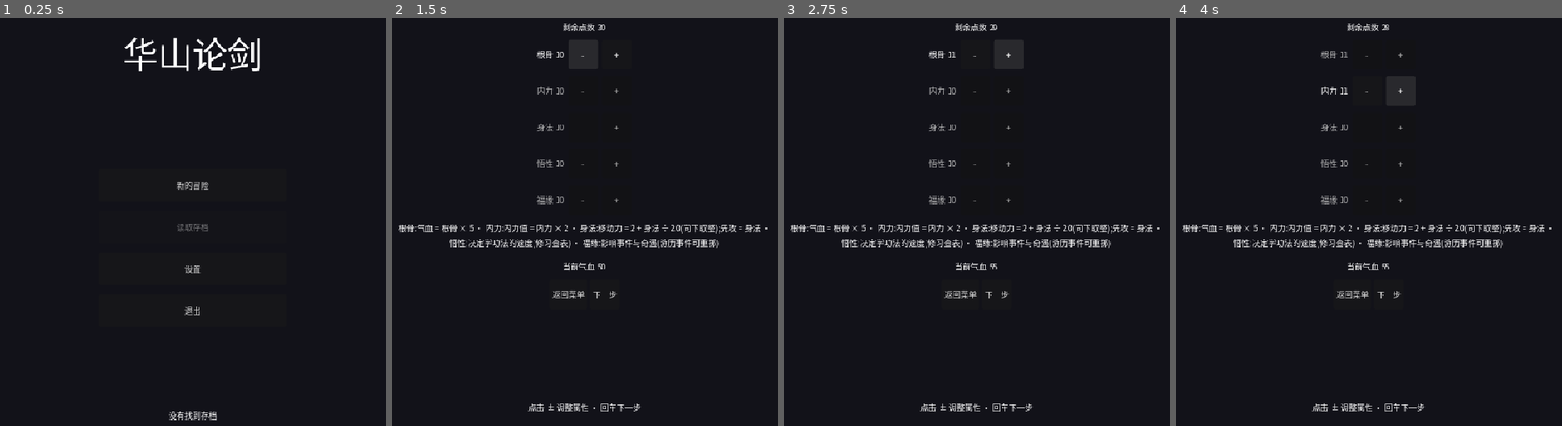
Above: before the commit, frames 1-4 (left to right).
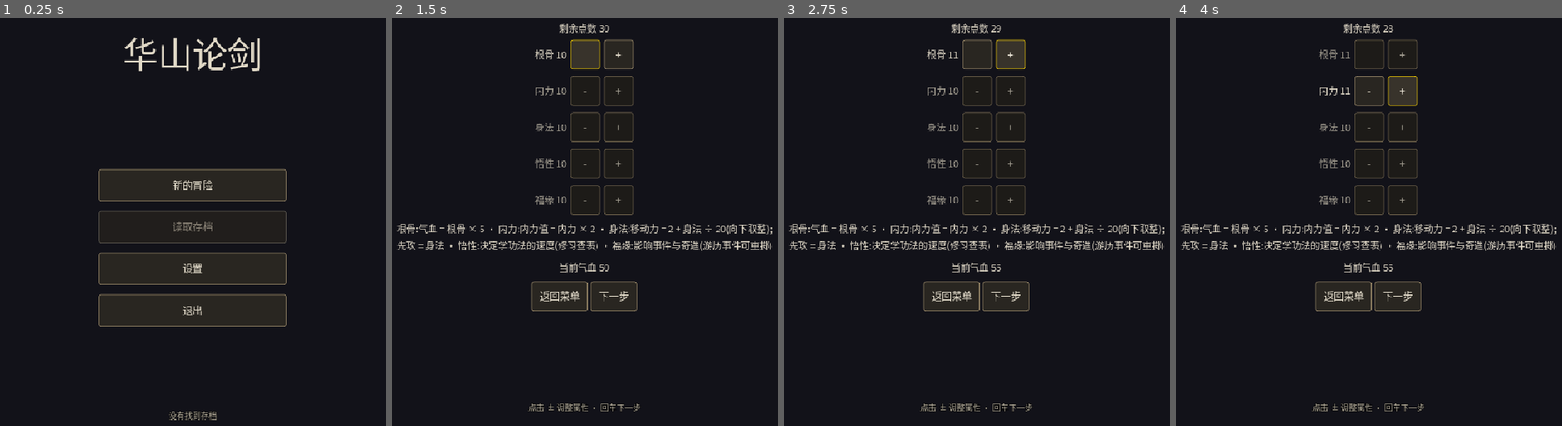
Above: after the commit, the same moments.

Repository: linxuhao/jinyong-heroes
Game: Godot game, scene res://scenes/menu.tscn
Same seed, same stepped clock (60 frames per second), same inputs: the game is played once before the commit and once after it. Sound files missing from this copy of the repository are replaced by a short silence.
Inputs:
- Up to frame 1 (0.25 s): no input
- Up to frame 2 (1.5 s): click "新的冒险" at 0.5 s; click "-" at 1.25 s
- Up to frame 3 (2.75 s): click "+" at 2 s
- Up to frame 4 (4 s): click "-" at 2.75 s; click "+" at 3.5 s

The runs differ from the first frame. In frame 1, 2.8% of the frame differs, in the area x 25-75%, y 4-99%; in frame 2, 5.1%; in frame 3, 5.1%; in frame 4, 5.2%, in the area x 1-99%, y 1-97%.

Commit message:
dpe_game/t_impl: theme_core [jinyong-theme] (9 file(s))

Diff:
--- a/assets/themes/global_theme.tres
+++ b/assets/themes/global_theme.tres
@@ -1,7 +1,124 @@
-[gd_resource type="Theme" load_steps=2 format=3]
+[gd_resource type="Theme" load_steps=8 format=3]
 
 [ext_resource type="FontFile" path="res://assets/fonts/NotoSansSC-Regular.otf" id="1"]
+
+[sub_resource type="StyleBoxFlat" id="StyleBoxFlat_btn_normal"]
+bg_color = Color(0.16, 0.15, 0.13, 1)
+border_width_left = 1
+border_width_top = 1
+border_width_right = 1
+border_width_bottom = 1
+border_color = Color(0.62, 0.55, 0.42, 1)
+corner_radius_top_left = 3
+corner_radius_top_right = 3
+corner_radius_bottom_right = 3
+corner_radius_bottom_left = 3
+content_margin_left = 12.0
+content_margin_top = 4.0
+content_margin_right = 12.0
+content_margin_bottom = 4.0
+
+[sub_resource type="StyleBoxFlat" id="StyleBoxFlat_btn_hover"]
+bg_color = Color(0.22, 0.2, 0.17, 1)
+border_width_left = 1
+border_width_top = 1
+border_width_right = 1
+border_width_bottom = 1
+border_color = Color(1, 0.84, 0, 0.85)
+corner_radius_top_left = 3
+corner_radius_top_right = 3
+corner_radius_bottom_right = 3
+corner_radius_bottom_left = 3
+content_margin_left = 12.0
+content_margin_top = 4.0
+content_margin_right = 12.0
+content_margin_bottom = 4.0
+
+[sub_resource type="StyleBoxFlat" id="StyleBoxFlat_btn_pressed"]
+bg_color = Color(0.09, 0.08, 0.07, 1)
+border_width_left = 1
+border_width_top = 1
+border_width_right = 1
+border_width_bottom = 1
+border_color = Color(0.69, 0.22, 0.18, 1)
+corner_radius_top_left = 3
+corner_radius_top_right = 3
+corner_radius_bottom_right = 3
+corner_radius_bottom_left = 3
+content_margin_left = 12.0
+content_margin_top = 4.0
+content_margin_right = 12.0
+content_margin_bottom = 4.0
+
+[sub_resource type="StyleBoxFlat" id="StyleBoxFlat_btn_disabled"]
+bg_color = Color(0.13, 0.12, 0.11, 1)
+border_width_left = 1
+border_width_top = 1
+border_width_right = 1
+border_width_bottom = 1
+border_color = Color(0.4, 0.38, 0.34, 1)
+corner_radius_top_left = 3
+corner_radius_top_right = 3
+corner_radius_bottom_right = 3
+corner_radius_bottom_left = 3
+content_margin_left = 12.0
+content_margin_top = 4.0
+content_margin_right = 12.0
+content_margin_bottom = 4.0
+
+[sub_resource type="StyleBoxFlat" id="StyleBoxFlat_btn_focus"]
+draw_center = false
+border_width_left = 2
+border_width_top = 2
+border_width_right = 2
+border_width_bottom = 2
+border_color = Color(0.69, 0.22, 0.18, 1)
+corner_radius_top_left = 3
+corner_radius_top_right = 3
+corner_radius_bottom_right = 3
+corner_radius_bottom_left = 3
+
+[sub_resource type="StyleBoxFlat" id="StyleBoxFlat_panel"]
+bg_color = Color(0.11, 0.1, 0.09, 1)
+border_width_left = 1
+border_width_top = 1
+border_width_right = 1
+border_width_bottom = 1
+border_color = Color(0.62, 0.55, 0.42, 1)
+corner_radius_top_left = 3
+corner_radius_top_right = 3
+corner_radius_bottom_right = 3
+corner_radius_bottom_left = 3
+content_margin_left = 16.0
+content_margin_top = 12.0
+content_margin_right = 16.0
+content_margin_bottom = 12.0
+shadow_color = Color(0, 0, 0, 0.35)
+shadow_size = 6
 
 [resource]
 default_font = ExtResource("1")
 default_font_size = 12
+Button/styles/normal = SubResource("StyleBoxFlat_btn_normal")
+Button/styles/hover = SubResource("StyleBoxFlat_btn_hover")
+Button/styles/pressed = SubResource("StyleBoxFlat_btn_pressed")
+Button/styles/disabled = SubResource("StyleBoxFlat_btn_disabled")
+Button/styles/focus = SubResource("StyleBoxFlat_btn_focus")
+Button/colors/font_color = Color(0.93, 0.9, 0.83, 1)
+Button/colors/font_hover_color = Color(0.98, 0.96, 0.9, 1)
+Button/colors/font_pressed_color = Color(0.93, 0.9, 0.83, 1)
+Button/colors/font_disabled_color = Color(0.55, 0.52, 0.47, 1)
+Button/colors/font_focus_color = Color(1, 0.84, 0, 1)
+Button/font_sizes/font_size = 15
+Panel/styles/panel = SubResource("StyleBoxFlat_panel")
+Label/colors/font_color = Color(0.88, 0.85, 0.78, 1)
+Label/font_sizes/font_size = 14
+RichTextLabel/colors/default_color = Color(0.88, 0.85, 0.78, 1)
+TitleLabel/base_type = &"Label"
+TitleLabel/colors/font_color = Color(0.9, 0.82, 0.6, 1)
+TitleLabel/font_sizes/font_size = 26
+HintLabel/base_type = &"Label"
+HintLabel/colors/font_color = Color(0.72, 0.69, 0.62, 1)
+HintLabel/colors/font_outline_color = Color(0, 0, 0, 0.85)
+HintLabel/constants/outline_size = 3
+HintLabel/font_sizes/font_size = 12
--- a/scenes/segments/creation.tscn
+++ b/scenes/segments/creation.tscn
@@ -31,6 +31,7 @@
 mouse_filter = 2
 
 [node name="HintLabel" type="Label" parent="."]
+theme_type_variation = &"HintLabel"
 anchors_preset = 7
 anchor_left = 0.5
 anchor_top = 1.0
--- a/scenes/segments/cultivation.tscn
+++ b/scenes/segments/cultivation.tscn
@@ -35,6 +35,7 @@
 text = ""
 
 [node name="HintLabel" type="Label" parent="."]
+theme_type_variation = &"HintLabel"
 anchors_preset = 7
 anchor_left = 0.5
 anchor_top = 1.0
--- a/scenes/segments/ending.tscn
+++ b/scenes/segments/ending.tscn
@@ -34,6 +34,7 @@
 text = ""
 
 [node name="HintLabel" type="Label" parent="."]
+theme_type_variation = &"HintLabel"
 anchors_preset = 7
 anchor_left = 0.5
 anchor_top = 1.0
--- a/scenes/segments/map.tscn
+++ b/scenes/segments/map.tscn
@@ -36,6 +36,7 @@
 text = ""
 
 [node name="HintLabel" type="Label" parent="."]
+theme_type_variation = &"HintLabel"
 anchors_preset = 7
 anchor_left = 0.5
 anchor_top = 1.0
--- a/scenes/segments/sect_select.tscn
+++ b/scenes/segments/sect_select.tscn
@@ -35,6 +35,7 @@
 text = ""
 
 [node name="HintLabel" type="Label" parent="."]
+theme_type_variation = &"HintLabel"
 anchors_preset = 7
 anchor_left = 0.5
 anchor_top = 1.0
--- a/scenes/segments/transition.tscn
+++ b/scenes/segments/transition.tscn
@@ -36,6 +36,7 @@
 text = "华山之巅"
 
 [node name="HintLabel" type="Label" parent="."]
+theme_type_variation = &"HintLabel"
 anchors_preset = 7
 anchor_left = 0.5
 anchor_top = 1.0
--- a/scenes/ui/menu_panel.tscn
+++ b/scenes/ui/menu_panel.tscn
@@ -64,6 +64,7 @@
 text = "退出"
 
 [node name="HintLabel" type="Label" parent="."]
+theme_type_variation = &"HintLabel"
 anchors_preset = 7
 anchor_left = 0.5
 anchor_top = 1.0
Not shown, added: final/delivery_notes_theme_core.md
